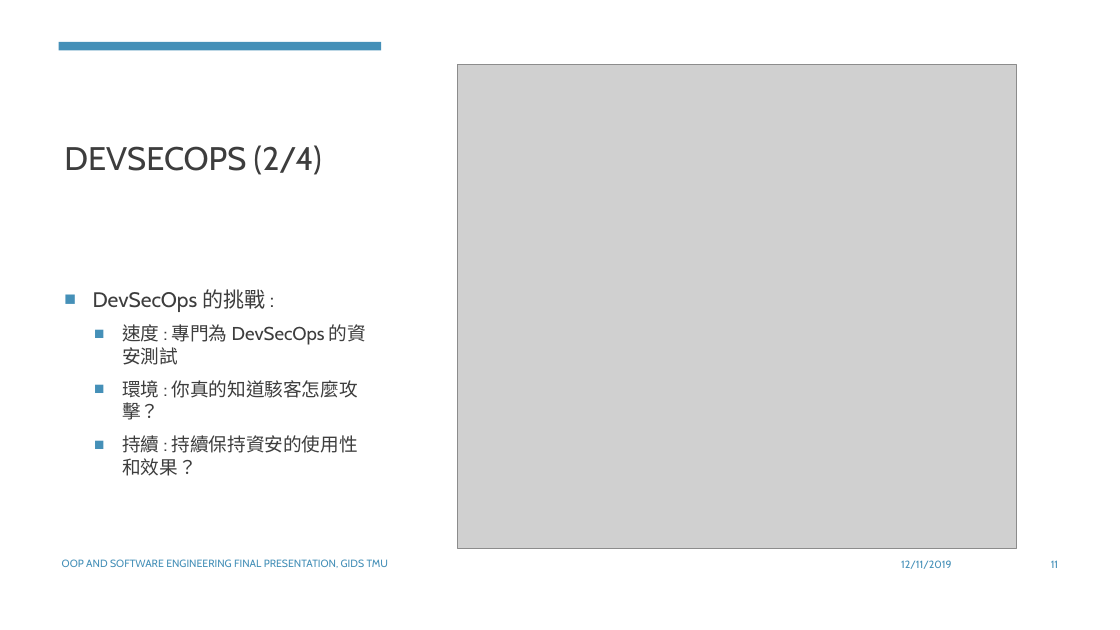
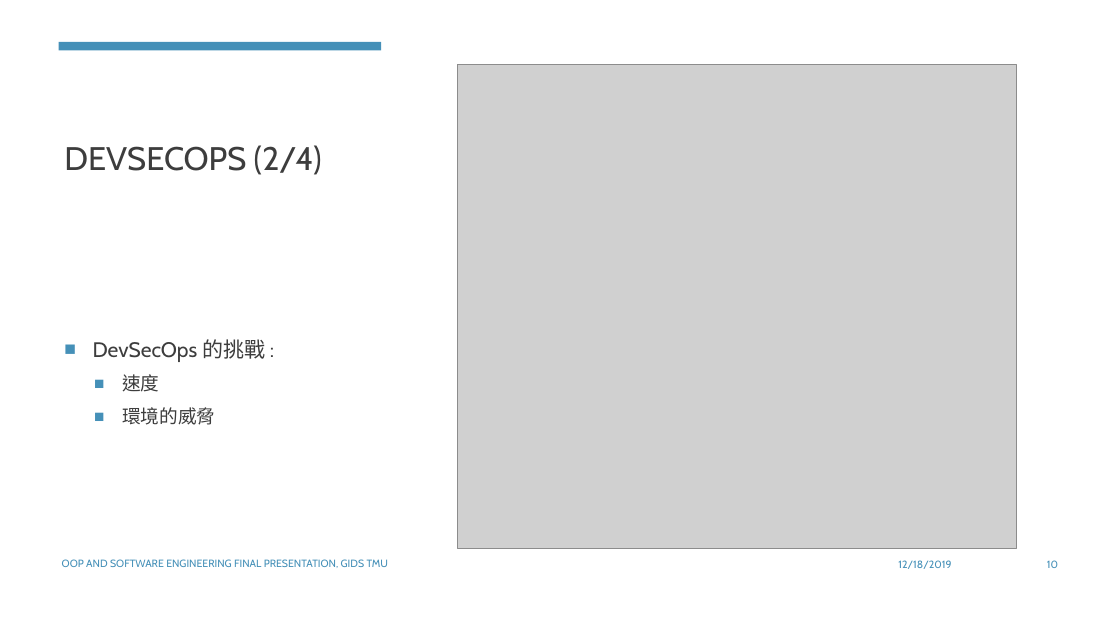
Before and after one commit to Weber12321/TMU-GIDS, a slide deck: slide 10 of 物件導向程式設計/Marry Devops and cybersecurity.pptx (slide 11 before the commit). Drawn at 1120x630 pixels with LibreOffice and Linux fonts; fonts in the diff are those of the drawing; grey boxes stand for pictures. Boxes give left, top, right and bottom in pixels: in the first picture for what was removed or moved away, otherwise in the second. Text is boxed around its words. In the diff, an @@ line names an element or a change of style, - is before the commit and + after.

```diff
--- a/物件導向程式設計/Marry Devops and cybersecurity.pptx
+++ b/物件導向程式設計/Marry Devops and cybersecurity.pptx
@@ text at <box>122,374,215,425</box>: text changed @@
-  ■ 速度 : 專門為 DevSecOps 的資安測試
-  ■ 環境 : 你真的知道駭客怎麼攻擊？
-  ■ 持續 : 持續保持資安的使用性和效果？
+  ■ 速度
+  ■ 環境的威脅
@@ text at <box>898,560,951,569</box>: text changed @@
-12/11/2019
+12/18/2019
@@ page number at <box>1047,560,1058,568</box>: text changed @@
-11
+10
```
Also in this commit, not shown: 13 other slides changed, 1 slide removed, 4 other files.
